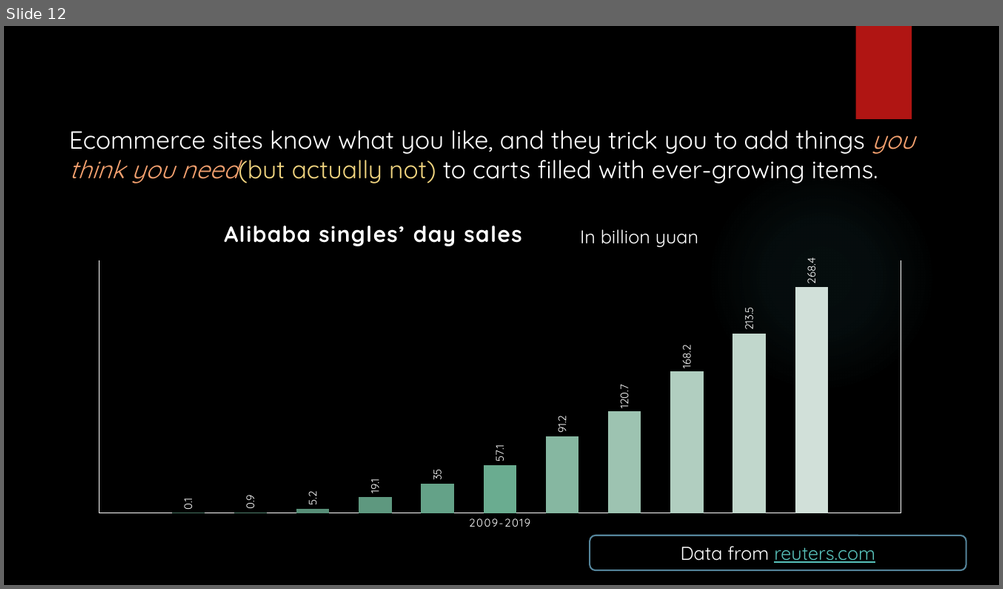
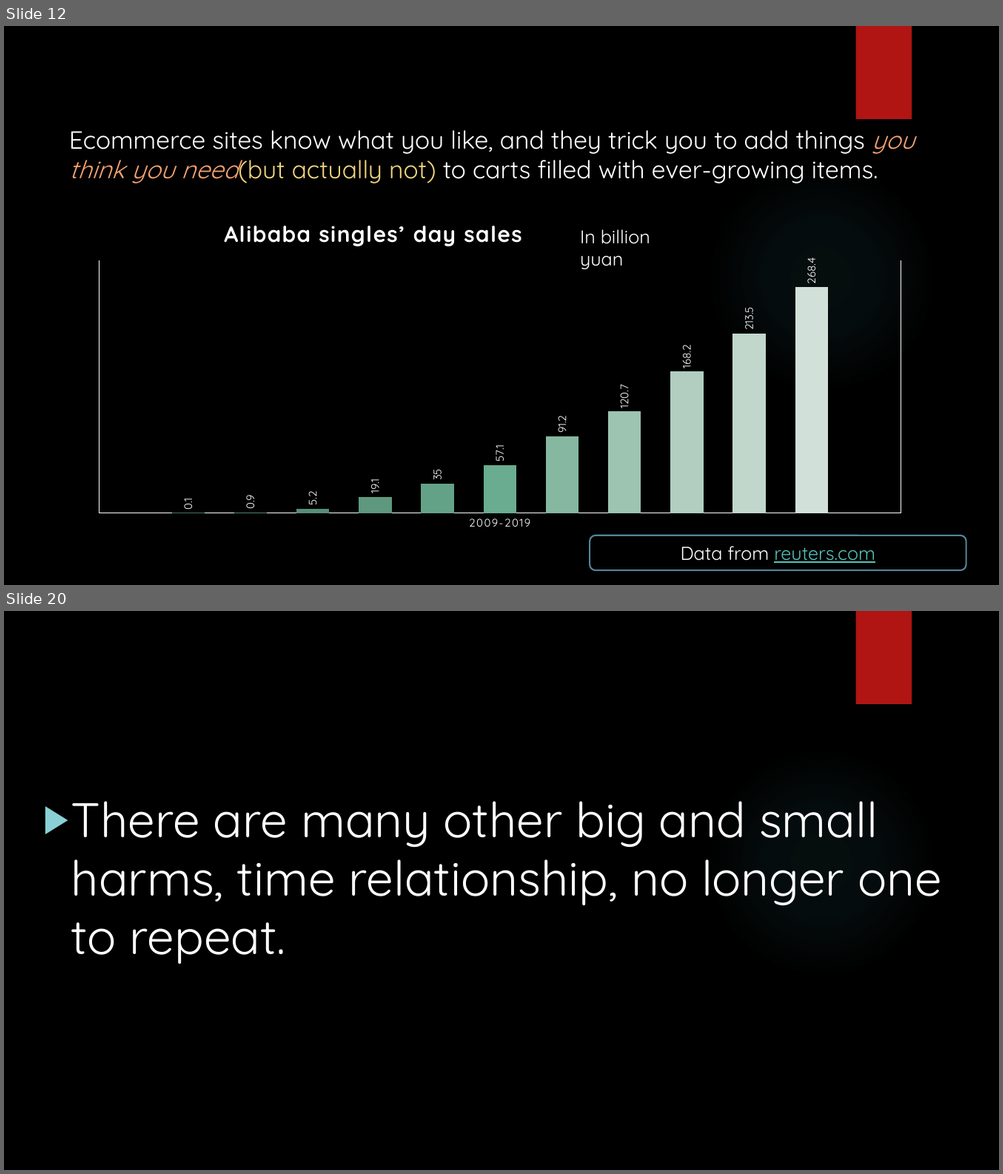
Before and after one commit to Puled/JustRandomFun, a slide deck: Privacy.pptx. Shown one above the other, each under a label of ours: slide 12 before the commit, slides 12 and 20 after it; the slides between them are not shown. The pictures are 1003x589 and 1003x1174 pixels, drawn with LibreOffice and Linux fonts; fonts in the diff are those of the drawing; background and template pictures are left out. Boxes give left, top, right and bottom in pixels: in the first picture for what was removed or moved away, otherwise in the second. Text is boxed around its words. In the diff, an @@ line names an element or a change of style, - is before the commit and + after.

```diff
--- a/Privacy.pptx
+++ b/Privacy.pptx
@@ slide 20 added at [4, 611, 999, 1170], background picture (left out); not listed: 2 template elements that a slide beside it also shows @@
@@ text added at [71, 801, 942, 964], 47 pt, text #FFFFFF @@
+▶ There are many other big and small harms, time relationship, no longer one to repeat.
@@ slide 12 changed as well @@
@@ text "In billion yuan" rewrapped from [580, 230, 698, 247] to [580, 230, 650, 269] @@
```
Also in this commit, not shown: 10 other slides changed, 9 other slides added.
